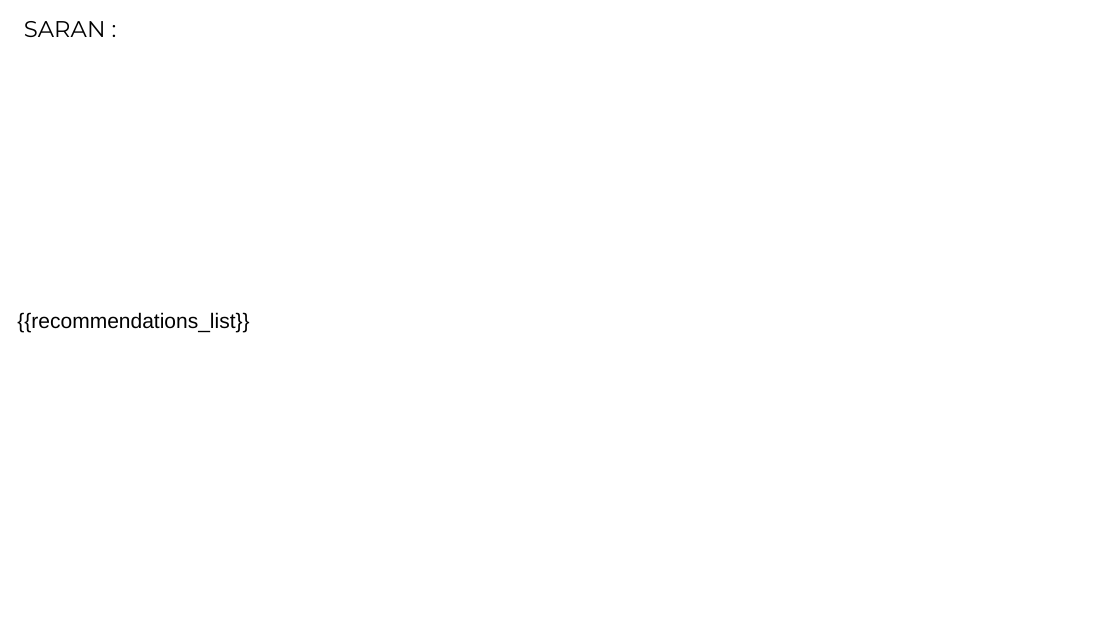
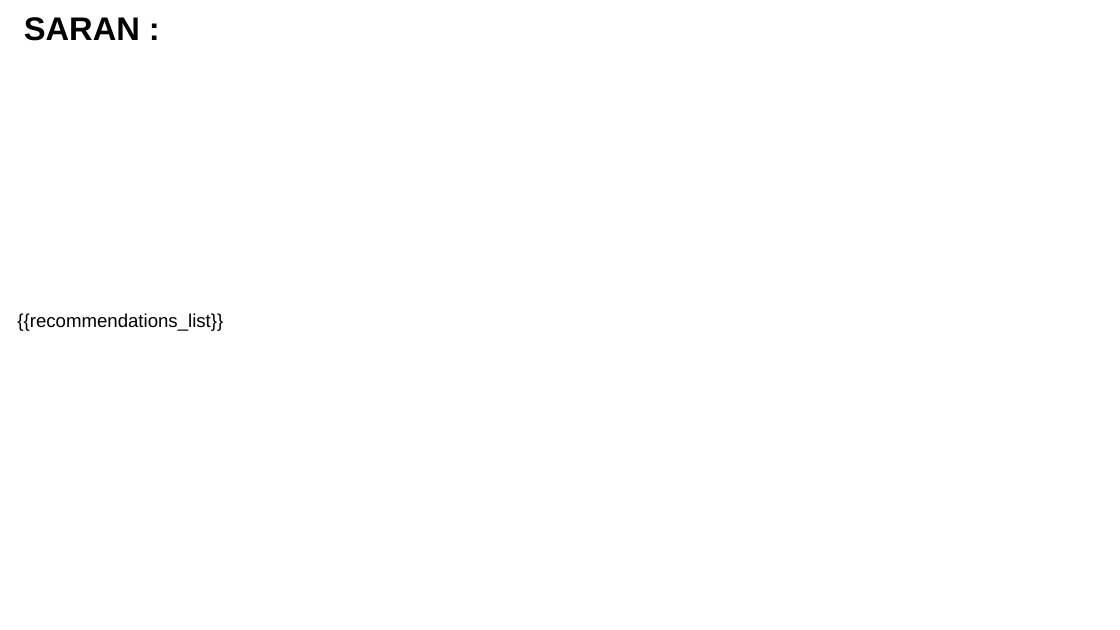
Before and after one commit to Chimera-pkg/hanoman-telemetri, a slide deck: slide 5 of public/templates/subject-template.pptx. Drawn at 1120x630 pixels with LibreOffice and Linux fonts; fonts in the diff are those of the drawing. Boxes give left, top, right and bottom in pixels: in the first picture for what was removed or moved away, otherwise in the second. Text is boxed around its words. In the diff, an @@ line names an element or a change of style, - is before the commit and + after.

```diff
--- a/public/templates/subject-template.pptx
+++ b/public/templates/subject-template.pptx
@@ text "SARAN :" at bbox=[24, 17, 140, 41]: size 19.5 to 28 pt, font Montserrat to Arial, bold on @@
@@ text "{{recommendations_list}}" at bbox=[17, 313, 223, 331]: size 18 to 16 pt @@
```
Also in this commit, not shown: 4 other slides changed, 4 other files.
